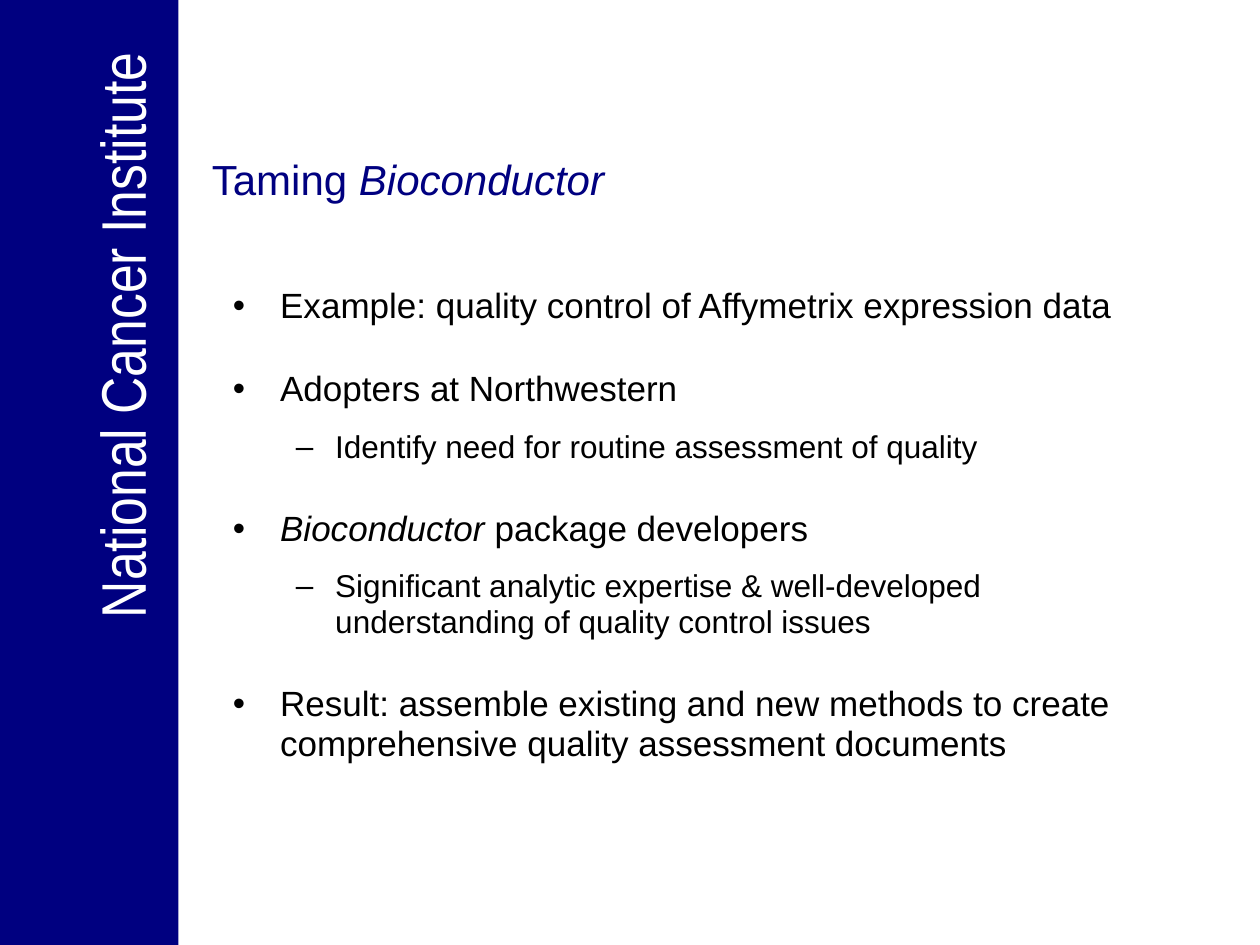
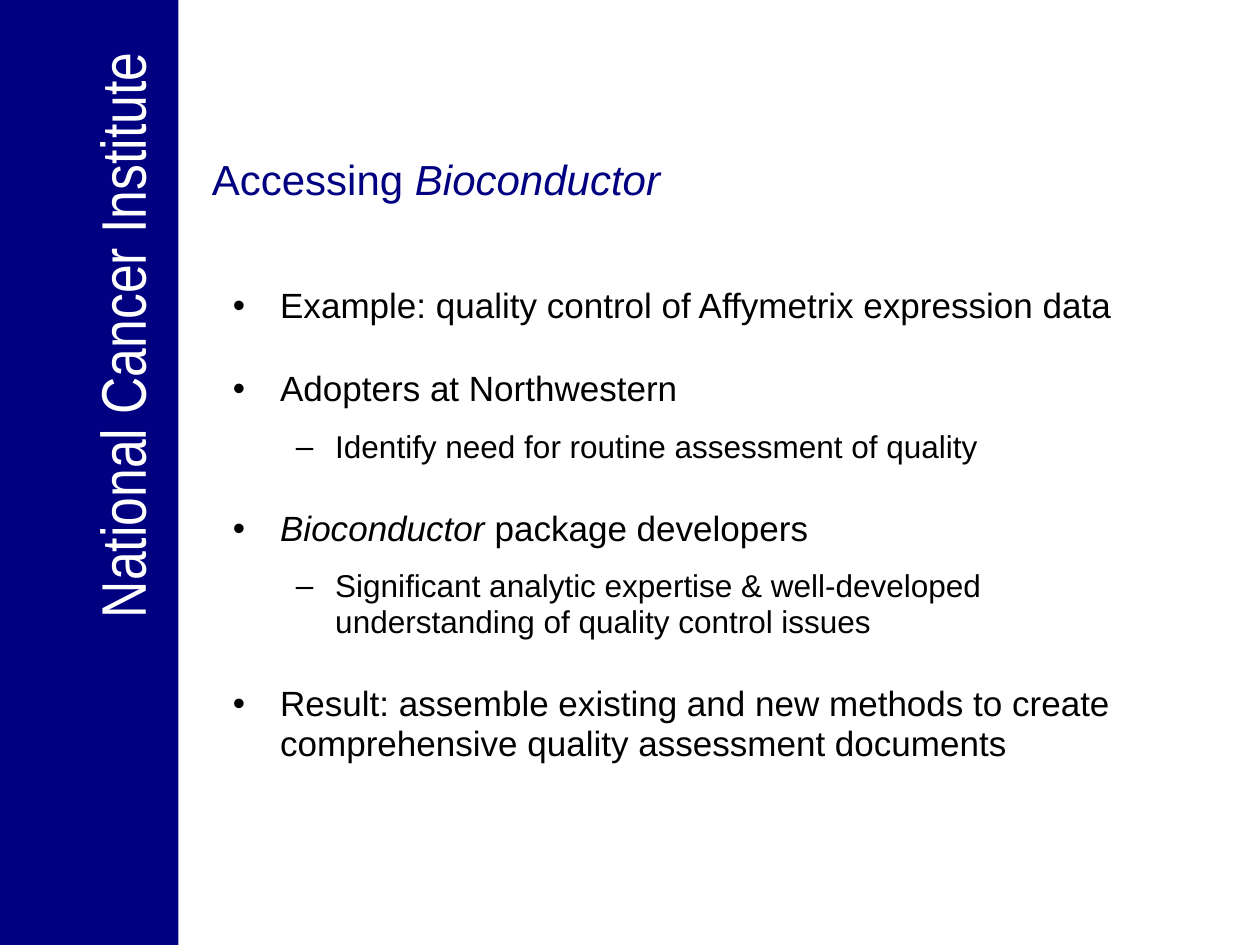
Before and after one commit to NCIP/bioconductor_v1, a slide deck: slide 6 of trunk/bioconductor/Presentations/Engaging_endusers_panel_01032007.ppt. Drawn at 1260x945 pixels with LibreOffice and Linux fonts; fonts in the diff are those of the drawing; background and template pictures are left out. Boxes give left, top, right and bottom in pixels: in the first picture for what was removed or moved away, otherwise in the second. Text is boxed around its words. In the diff, an @@ line names an element or a change of style, - is before the commit and + after.

```diff
--- a/trunk/bioconductor/Presentations/Engaging_endusers_panel_01032007.ppt
+++ b/trunk/bioconductor/Presentations/Engaging_endusers_panel_01032007.ppt
@@ title at [212,164,660,203]: text changed @@
-Taming Bioconductor
+Accessing Bioconductor
```
Also in this commit, not shown: 2 other slides changed, 1 slide added, 1 slide removed.
